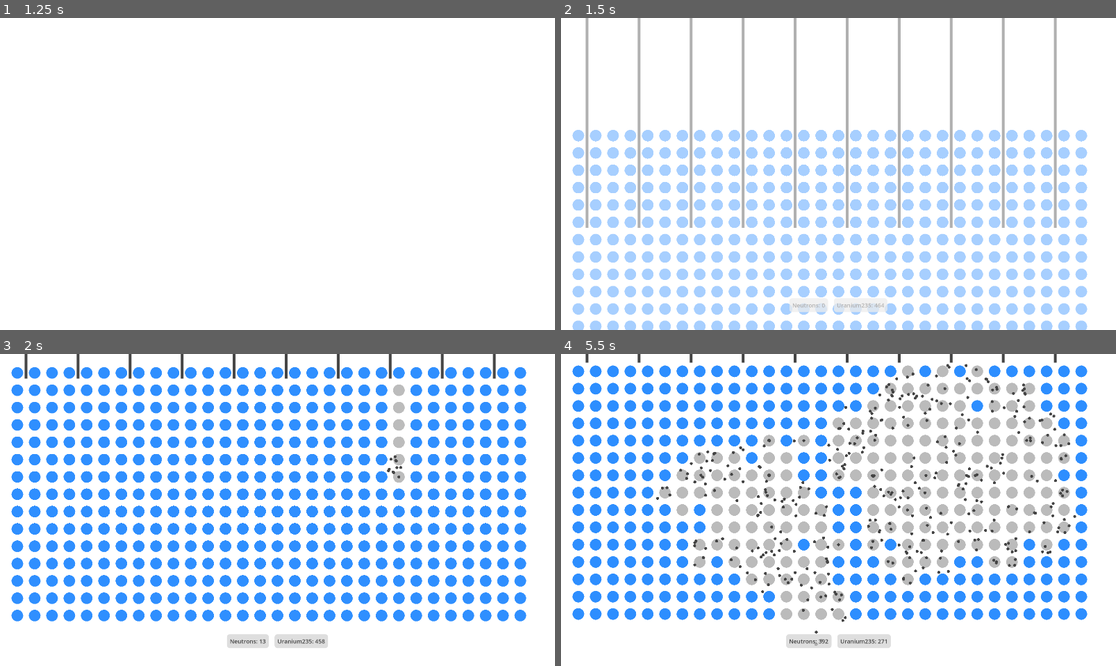
Above: before the commit, frames 1-4 (two rows, left to right).
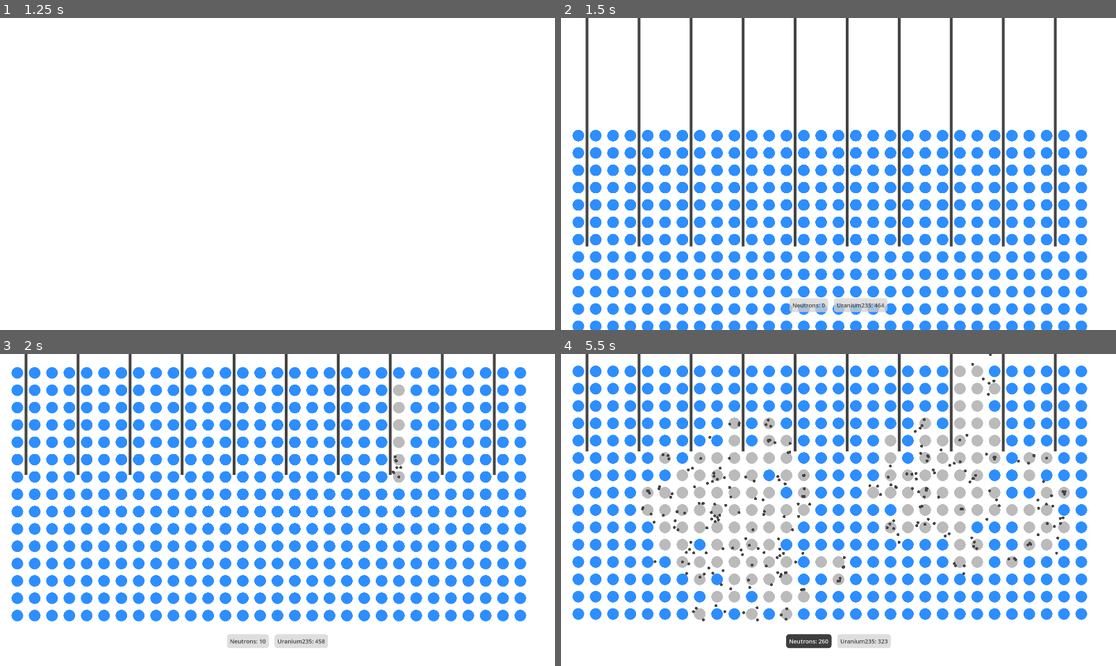
Above: after the commit, the same moments.

Repository: ReneTC/MissionToFission
Game: Godot game, scene res://scenes/menus/main_menu.tscn
Two runs of this game, one before a commit and one after it. Both use one fixed random seed, a clock stepped at 60 frames per second and the inputs below.
Inputs (mouse positions are in pixels of both pictures, inside the frame that each line leads up to):
- Up to frame 1 (1.25 s): click "Basic Reactor" at 0.5 s
- Up to frame 2 (1.5 s): tap Enter at 1.25 s; move the mouse to (960, 158) at 1.27 s; hold Up (ui_up) from 1.28 s (still down); hold E (e) from 1.28 s (still down); click (960, 158) at 1.42 s
- Up to frame 3 (2 s): keep holding Up (ui_up); keep holding E (e); tap Q (q) at 1.55 s
- Up to frame 4 (5.5 s): move the mouse to (727, 525) at 2.02 s; release Up (ui_up) at 2.03 s; release E (e) at 2.03 s; hold Down (ui_down) 2.03-2.75 s; tap Q (q) at 2.1, 3.8, 4.35, 5.3 s; click (727, 525) at 2.17 s; tap E (e) at 2.3, 4.55 s; click "Neutrons: 30" (after the commit: "Neutrons: 12") at 2.75 s; move the mouse to (894, 441) at 3.52 s; hold E (e) 3.53-4.28 s; hold Up (ui_up) 3.53-5.03 s; click (894, 441) at 3.67 s; move the mouse to (810, 572) at 4.27 s; click (810, 572) at 4.42 s; move the mouse to (1005, 556) at 5.02 s; hold Down (ui_down) from 5.03 s (still down); hold E (e) from 5.03 s (still down); click (1005, 556) at 5.17 s

Frame 1 is identical in both runs. In frame 2, 26% of the frame differs, in the area x 2-95%, y 0-100%; in frame 3, 1.8%; in frame 4, 11%.

Commit message:
control rod sounds

Diff:
--- /dev/null
+++ b/assets/control_rod_sound.gd
@@ -0,0 +1,10 @@
+extends Node2D
+
+
+func _process(delta):
+	if Input.is_action_just_pressed("q") or Input.is_action_just_pressed("e"):
+		$looper.play()
+
+	if Input.is_action_just_released("q") or Input.is_action_just_released("e"):
+		$looper.stop()
+		$sound_rod_end.play()
--- /dev/null
+++ b/assets/control_rod_sound.tscn
@@ -0,0 +1,19 @@
+[gd_scene load_steps=4 format=3 uid="uid://c3842hkwfpgau"]
+
+[ext_resource type="Script" path="res://assets/control_rod_sound.gd" id="1_mis6n"]
+[ext_resource type="AudioStream" uid="uid://b3ha0ssq3nvq3" path="res://assets/sounds/loop_tet_h.mp3" id="2_i3i1s"]
+[ext_resource type="AudioStream" uid="uid://ds0uu75svhju7" path="res://assets/sounds/hydralic_stop.mp3" id="3_tq1yg"]
+
+[node name="SoundTest2" type="Node2D"]
+script = ExtResource("1_mis6n")
+
+[node name="looper" type="AudioStreamPlayer" parent="."]
+stream = ExtResource("2_i3i1s")
+volume_db = -31.886
+bus = &"SFX"
+parameters/looping = true
+
+[node name="sound_rod_end" type="AudioStreamPlayer" parent="."]
+stream = ExtResource("3_tq1yg")
+volume_db = -29.471
+bus = &"SFX"
--- a/assets/ui_button_sound.gd
+++ b/assets/ui_button_sound.gd
@@ -2,19 +2,19 @@
 
 func connect_button_ui() -> void:
 	var buttons: Array = get_tree().get_nodes_in_group("button_ui")
-	for button in buttons:
+	for button:Node in buttons:
 		button.mouse_entered.connect(mouse_entered.bind(button))
 		button.mouse_exited.connect(mouse_exited.bind(button))
 		button.pressed.connect(mouse_cliked)
 
-func mouse_entered(_button) -> void:
+func mouse_entered(_button:Node) -> void:
 	$hover_sound.play()
 	# var tween = get_tree().create_tween()
 	# tween.tween_property(button, "rect_min_size", 100, 0.1)
 func mouse_cliked()->void:
 		$click.play()
 
-func mouse_exited(_button) -> void:
+func mouse_exited(_button:Node) -> void:
 	pass
 	# $hover_sound.play()
 	# var tween2 = get_tree().create_tween()
--- a/project.godot
+++ b/project.godot
@@ -30,7 +30,7 @@
 
 window/size/viewport_width=1920
 window/size/viewport_height=1080
-window/size/mode=3
+window/size/mode=2
 
 [dotnet]
 
--- a/scenes/fission_objects/controlRod.gd
+++ b/scenes/fission_objects/controlRod.gd
@@ -4,7 +4,7 @@
 @export var height: float = 900
 @export var width: float = 10
 @export var color:Color = Color("444444")
-@export var speed: float = 10
+@export var speed: float = 1
 
 
 func _ready() -> void:
@@ -36,9 +36,9 @@
 func get_input() -> void:
 	var direction:float = 0
 	if Input.is_action_pressed("q"):
-		direction = 1.
+		direction = speed
 	if Input.is_action_pressed("e"):
-		direction = -1.
+		direction = -speed
 
 	position.y = clamp(position.y+direction*speed, -420, 480)
 
--- a/scenes/fission_objects/controlRod.tscn
+++ b/scenes/fission_objects/controlRod.tscn
@@ -1,6 +1,7 @@
-[gd_scene load_steps=3 format=3 uid="uid://cq7kk7ce0ad1t"]
+[gd_scene load_steps=4 format=3 uid="uid://cq7kk7ce0ad1t"]
 
 [ext_resource type="Script" path="res://scenes/fission_objects/controlRod.gd" id="1_to805"]
+[ext_resource type="PackedScene" uid="uid://c3842hkwfpgau" path="res://assets/control_rod_sound.tscn" id="2_sckkt"]
 
 [sub_resource type="RectangleShape2D" id="RectangleShape2D_spc3x"]
 size = Vector2(15.34, 20)
@@ -13,4 +14,6 @@
 [node name="CollisionShape2D" type="CollisionShape2D" parent="."]
 shape = SubResource("RectangleShape2D_spc3x")
 
+[node name="control_rod_sound" parent="." instance=ExtResource("2_sckkt")]
+
 [connection signal="body_entered" from="." to="." method="_on_body_entered"]
--- a/scenes/maps/sandbox.gd
+++ b/scenes/maps/sandbox.gd
@@ -13,7 +13,7 @@
 	# start debug
 	DebugMenu.style = DebugMenu.Style.VISIBLE_DETAILED
 
-
+	GameRunner.neutron_on_click = false
 
 func _on_gui_input(event: InputEvent) -> void:
 	# click to put objects (test only)
@@ -25,18 +25,15 @@
 				add_child(new_obj)
 
 
-
-
-func _on_check_button_2_toggled(toggled_on: bool) -> void:
+func _on_check_button_2_toggled(_toggled_on: bool) -> void:
 	click_object = atom_scene
 
-func _on_check_button_3_toggled(toggled_on: bool) -> void:
+func _on_check_button_3_toggled(_toggled_on: bool) -> void:
 	click_object = controlRod_scene
 
 
-func _on_check_button_4_toggled(toggled_on: bool) -> void:
+func _on_check_button_4_toggled(_toggled_on: bool) -> void:
 	click_object = water_scene
 
-
-func _on_check_button_5_toggled(toggled_on: bool) -> void:
+func _on_check_button_5_toggled(_toggled_on: bool) -> void:
 	click_object = neutron_scene
--- a/scenes/menus/game_runner.gd
+++ b/scenes/menus/game_runner.gd
@@ -3,11 +3,13 @@
 class_name GameRunner
 
 static var map_to_load: String = "res://scenes/maps/basic_reactor.tscn"
-static var map_loaded = null
+static var map_loaded:Node = null
+static var neutron_on_click: bool = true
 # get fission objects
 var neutron_scene:PackedScene = load("res://scenes/fission_objects/neutron.tscn")
 
 signal toggle_game_paused(is_paused: bool)
+
 var game_paused: bool = false:
 	get:
 		return game_paused
@@ -21,43 +23,30 @@
 	if event.is_action_pressed("ui_cancel"):
 		game_paused = !game_paused
 
-	# click to put objects (test only)
-	if event is InputEventMouseButton and not event.is_pressed() and not game_paused:
+	if event is InputEventMouseButton and not event.is_pressed() and not game_paused and neutron_on_click:
 		match event.button_index:
 			MOUSE_BUTTON_LEFT:
 				var new_neutron:Node = neutron_scene.instantiate()
 				new_neutron.initialize(event.position)
 				add_child(new_neutron)
 
-
-
 # load map on ready
 func _ready() -> void:
 
 	# Load the scene
-	var scene = load( self.map_to_load)
+	var scene:Resource = load(self.map_to_load)
 
 	# Instantiate the scene
 	map_loaded = scene.instantiate()
 	map_loaded.position[1] = 600
 	# Add the instance to the current scene
-	map_loaded.PROCESS_MODE_PAUSABLE
 	add_child(map_loaded)
 
 	# tween in map
-	var tween = get_tree().create_tween()
+	var tween:Tween = get_tree().create_tween()
 	tween.set_ease(Tween.EaseType.EASE_OUT)
 	tween.set_trans(Tween.TransitionType.TRANS_CUBIC)
 	tween.tween_property(map_loaded, "position:y", 0, 0.8)
-
-	# tween in fade
-	# TODO MAKE THIS IMPORTABLE
-	var tween2 = get_tree().create_tween()
-	tween2.set_ease(Tween.EaseType.EASE_OUT)
-	tween2.set_trans(Tween.TransitionType.TRANS_CUBIC)
-	tween2.tween_property($fader, "modulate", Color(255, 255, 255, 0), 0.8)
-
-
 
 
 # Called every frame. 'delta' is the elapsed time since the previous frame.
--- a/scenes/menus/game_runner.tscn
+++ b/scenes/menus/game_runner.tscn
@@ -52,11 +52,3 @@
 [node name="Button2" type="Button" parent="MarginContainer/VBoxContainer/MarginContainer/ButtonsVBox"]
 layout_mode = 2
 text = "Enriched Uranium:"
-
-[node name="fader" type="ColorRect" parent="."]
-z_index = 4
-anchors_preset = 15
-anchor_right = 1.0
-anchor_bottom = 1.0
-grow_horizontal = 2
-grow_vertical = 2
--- a/scenes/menus/main_menu.gd
+++ b/scenes/menus/main_menu.gd
@@ -22,22 +22,22 @@
 	# animate in
 func animate_in() -> void:
 	$fly_in_sound.play()
-	var tween = get_tree().create_tween()
+	var tween:Tween = get_tree().create_tween()
 	tween.set_ease(Tween.EaseType.EASE_OUT)
 	tween.set_trans(Tween.TransitionType.TRANS_CUBIC)
 	tween.tween_property($MarginContainer, "position:y", 0, 0.8)
 
 
 
-func animate_out(map_load, scene_file) -> void:
+func animate_out(map_load:String, scene_file:String) -> void:
 	$fly_in_sound.play()
-	var tween = get_tree().create_tween()
+	var tween:Tween = get_tree().create_tween()
 	tween.set_ease(Tween.EaseType.EASE_OUT)
 	tween.set_trans(Tween.TransitionType.TRANS_CUBIC)
 	tween.tween_property($".", "position:y", -1200, 0.8)
 	tween.connect("finished", on_tween_finished.bind(map_load, scene_file))
 
-func on_tween_finished(map_load, scene_file):
+func on_tween_finished(map_load:String, scene_file:String) -> void:
 	GameRunner.map_to_load = map_load
 	get_tree().change_scene_to_file(scene_file)
 
--- a/scenes/menus/pause_menu.gd
+++ b/scenes/menus/pause_menu.gd
@@ -42,7 +42,7 @@
 
 func _on_main_pressed() -> void:
 	game_runner.game_paused = false
-	var tween2 = get_tree().create_tween()
+	var tween2:Tween = get_tree().create_tween()
 	tween2.set_ease(Tween.EaseType.EASE_OUT)
 	tween2.set_trans(Tween.TransitionType.TRANS_CUBIC)
 	tween2.tween_property(game_runner.map_loaded, "position:y", 1000, 0.8)
Not shown, added: assets/sounds/080786986-snow-plow-hydraulic-movement.wav.import
Not shown, added: assets/sounds/hydralic_lopp.mp3.import
Not shown, added: assets/sounds/hydralic_start.mp3.import
Not shown, added: assets/sounds/hydralic_stop.mp3.import
Not shown, added: assets/sounds/loop_tet_h.mp3.import
Not shown, added: assets/sounds/080786986-snow-plow-hydraulic-movement.wav
Not shown, added: assets/sounds/hydralic_lopp.mp3
Not shown, added: assets/sounds/hydralic_start.mp3
Not shown, added: assets/sounds/hydralic_stop.mp3
Not shown, added: assets/sounds/loop_tet_h.mp3
